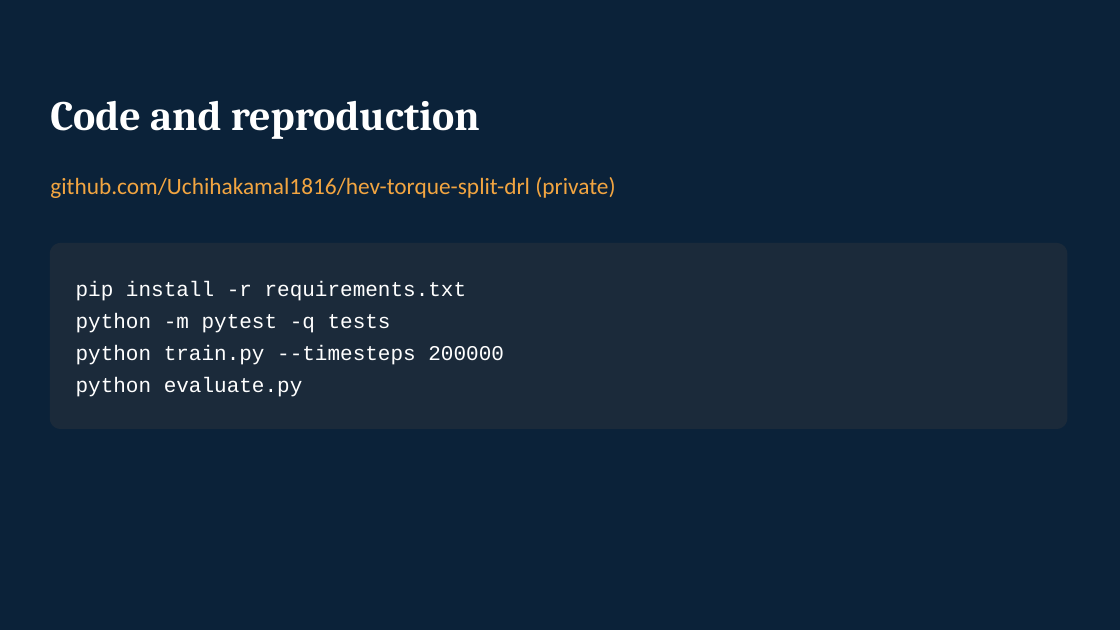
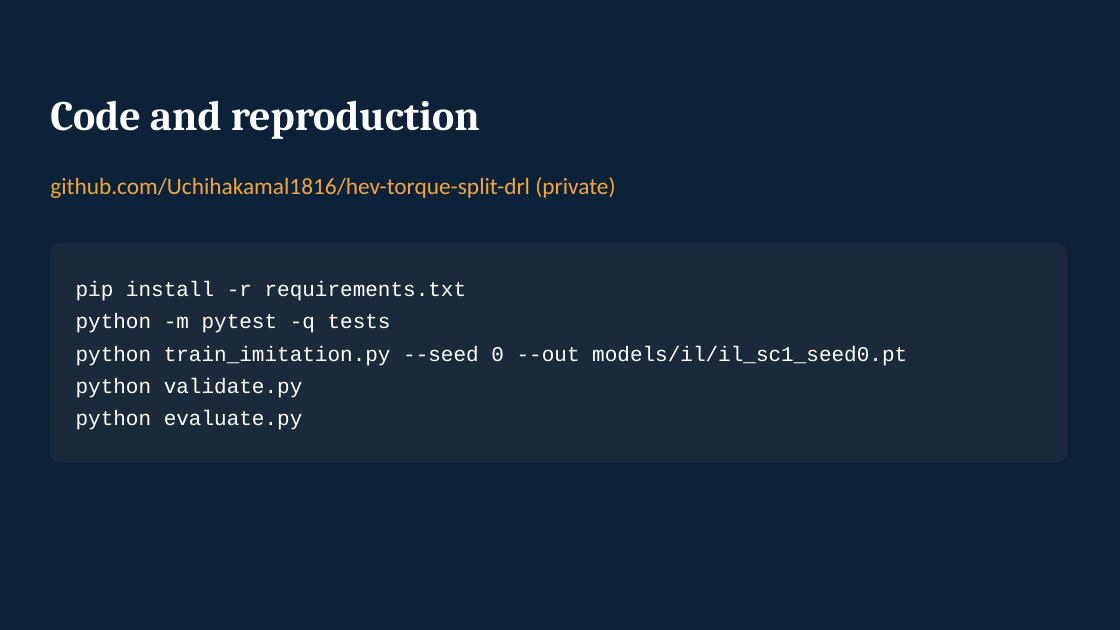
Before and after one commit to Uchihakamal1816/hev-torque-split-drl, a slide deck: slide 15 of HEV_Torque_Split_RL.pptx (slide 13 before the commit). Drawn at 1120x630 pixels with LibreOffice and Linux fonts; fonts in the diff are those of the drawing. Boxes give left, top, right and bottom in pixels: in the first picture for what was removed or moved away, otherwise in the second. Text is boxed around its words. In the diff, an @@ line names an element or a change of style, - is before the commit and + after.

```diff
--- a/HEV_Torque_Split_RL.pptx
+++ b/HEV_Torque_Split_RL.pptx
@@ rounded rectangle resized from (x1=50, y1=244, x2=1067, y2=429) to (x1=50, y1=244, x2=1067, y2=462) @@
@@ rounded rectangle at (x1=50, y1=244, x2=1067, y2=462): proportions changed @@
@@ text at (x1=76, y1=346, x2=907, y2=398): text changed @@
-python train.py --timesteps 200000
+python train_imitation.py --seed 0 --out models/il/il_sc1_seed0.pt
+python validate.py
```
Also in this commit, not shown: 4 other slides changed, 10 slides added, 8 slides removed, 47 other files.
